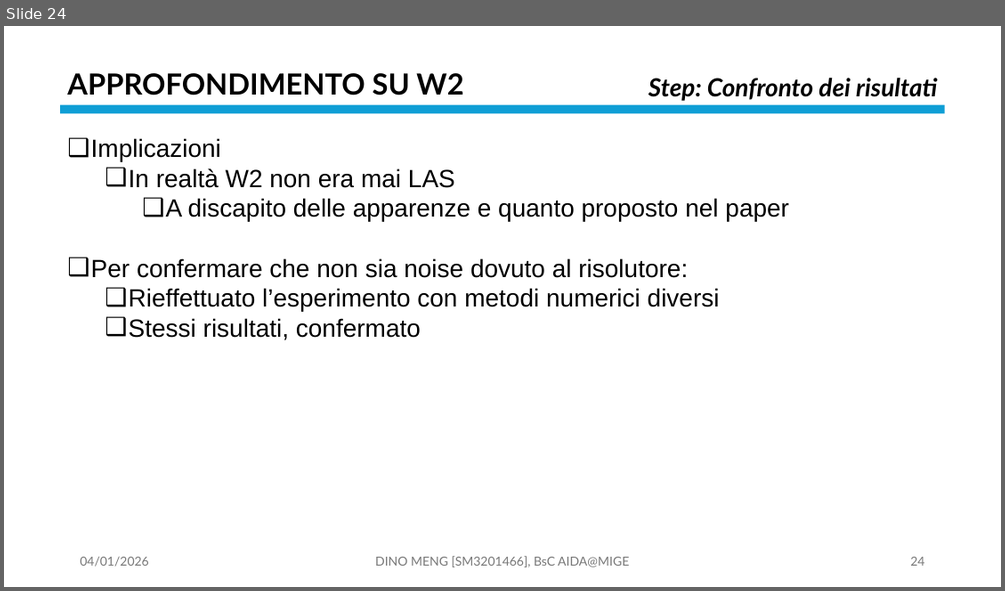
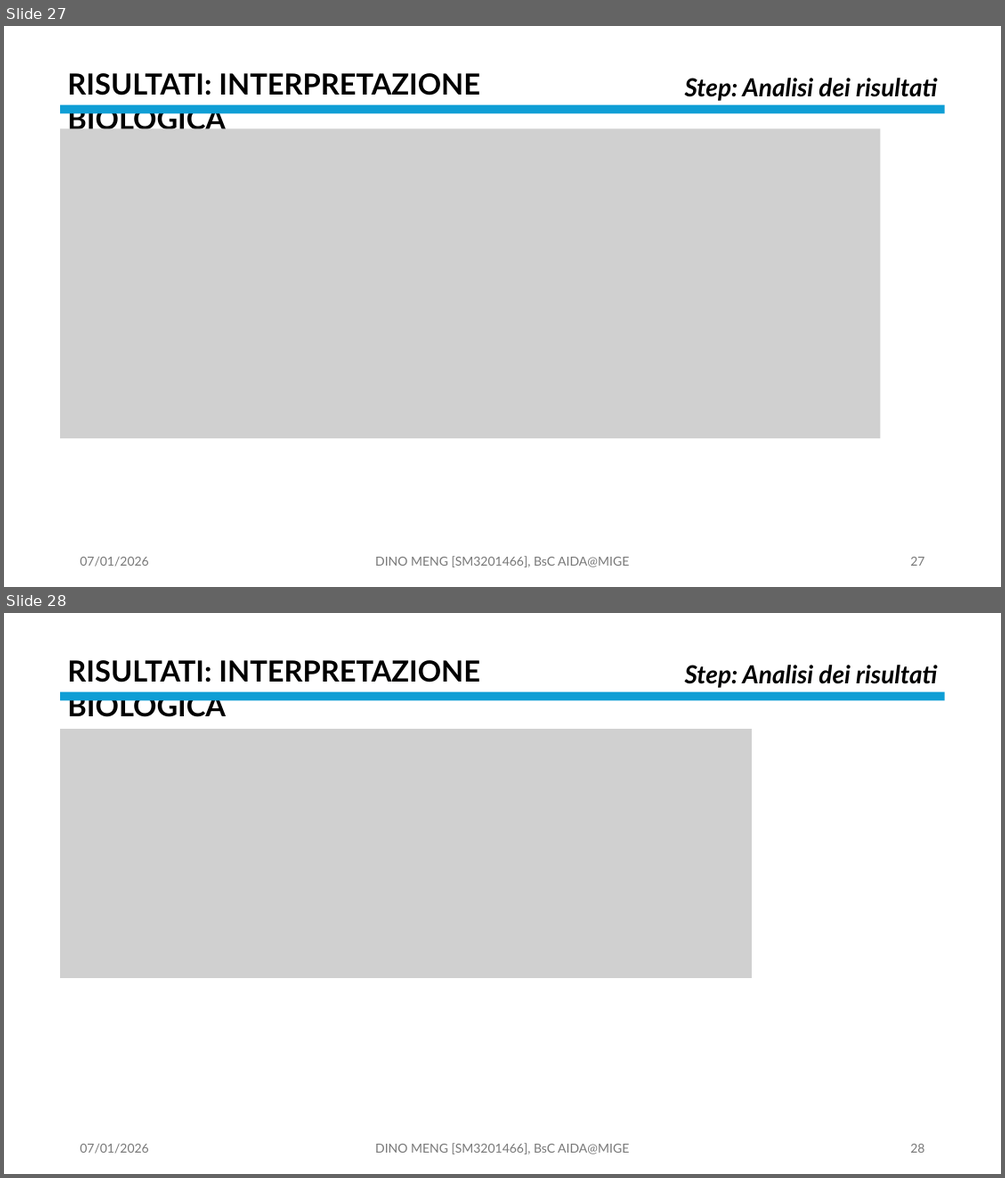
Before and after one commit to OdinMeng/AIDA-UNIVERSITY-NOTES-2025-2026, a slide deck: Complex Systems/project/PresentationPROJECTSM3201466.pptx. Shown one above the other, each under a label of ours: slide 24 before the commit, slides 27 and 28 after it. The pictures are 1005x591 and 1005x1178 pixels, drawn with LibreOffice and Linux fonts; fonts in the diff are those of the drawing; grey boxes stand for pictures. Boxes give left, top, right and bottom in pixels: in the first picture for what was removed or moved away, otherwise in the second. Text is boxed around its words. In the diff, an @@ line names an element or a change of style, - is before the commit and + after.

```diff
--- a/Complex Systems/project/PresentationPROJECTSM3201466.pptx
+++ b/Complex Systems/project/PresentationPROJECTSM3201466.pptx
@@ slide 28 added at <box>4,613,1001,1174</box>, background #FFFFFF @@
@@ text added at <box>67,660,480,722</box>, 28 pt, text #000000, bold @@
+RISULTATI: INTERPRETAZIONE BIOLOGICA
@@ text added at <box>685,665,937,688</box>, 24 pt, text #000000, bold, italic @@
+Step: Analisi dei risultati
@@ rectangle added at <box>60,692,945,700</box>, fill #0F9ED5 @@
@@ picture added at <box>60,729,752,978</box> @@
@@ text added at <box>80,1143,148,1153</box>, 12 pt, text #797979 @@
+07/01/2026
@@ text added at <box>375,1143,629,1154</box>, 12 pt, text #797979 @@
+DINO MENG [SM3201466], BsC AIDA@MIGE
@@ page number added at <box>910,1143,924,1152</box>, 12 pt, text #797979 @@
+28
@@ what was slide 24 is now slide 27 @@
@@ slide 27 changed as well @@
@@ text at <box>67,73,480,129</box>: text changed @@
-APPROFONDIMENTO SU W2
+RISULTATI: INTERPRETAZIONE BIOLOGICA
@@ text at <box>685,78,937,101</box>: text changed @@
-Step: Confronto dei risultati
+Step: Analisi dei risultati
@@ picture added at <box>60,129,881,439</box> @@
@@ text removed at <box>91,138,789,340</box> @@
-❑ Implicazioni
-  ❑ In realtà W2 non era mai LAS
-    ❑ A discapito delle apparenze e quanto proposto nel paper
-❑ Per confermare che non sia noise dovuto al risolutore:
-  ❑ Rieffettuato l’esperimento con metodi numerici diversi
-  ❑ Stessi risultati, confermato
@@ text at <box>80,556,148,566</box>: text changed @@
-04/01/2026
+07/01/2026
@@ page number at <box>910,556,924,565</box>: text changed @@
-24
+27
```
Also in this commit, not shown: 28 other slides changed, 8 other slides added, 7 other files.
